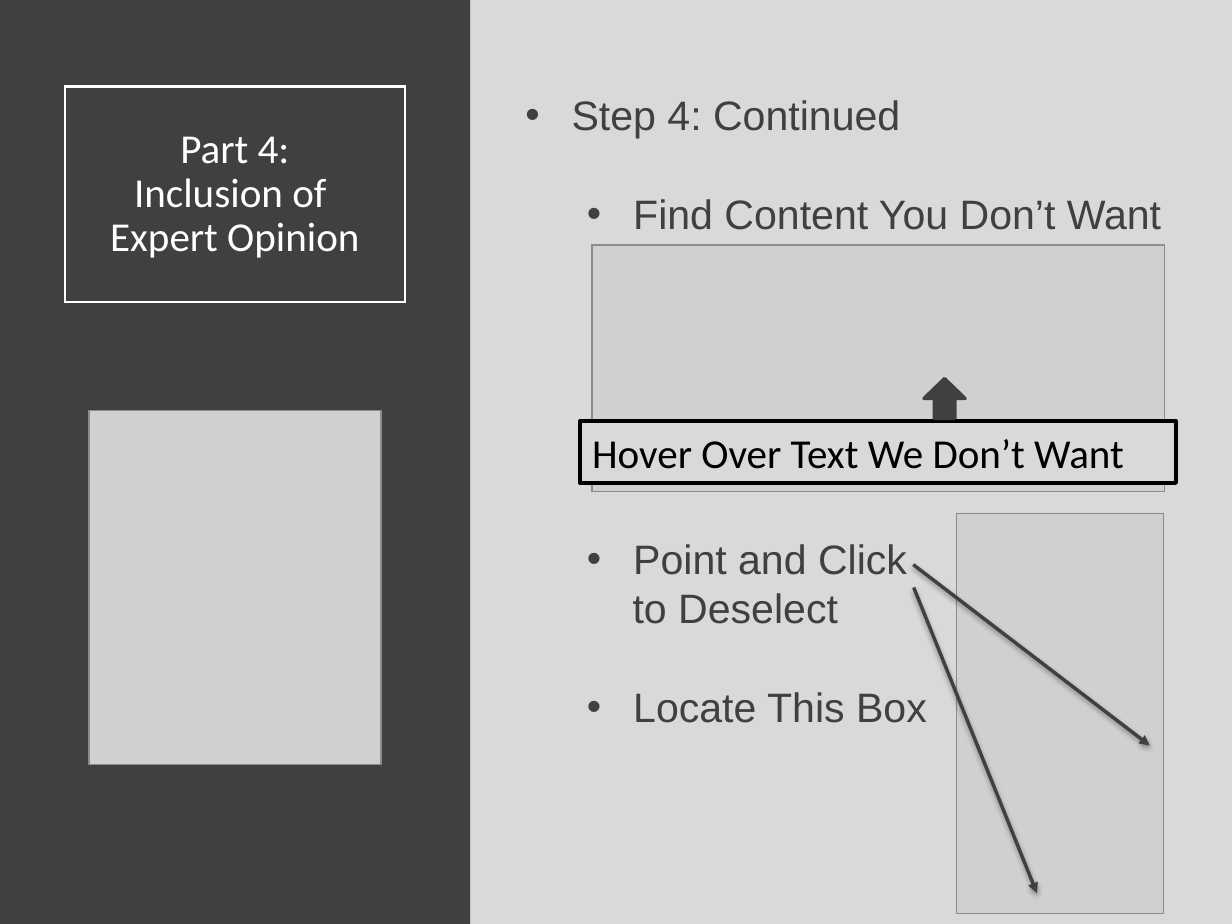
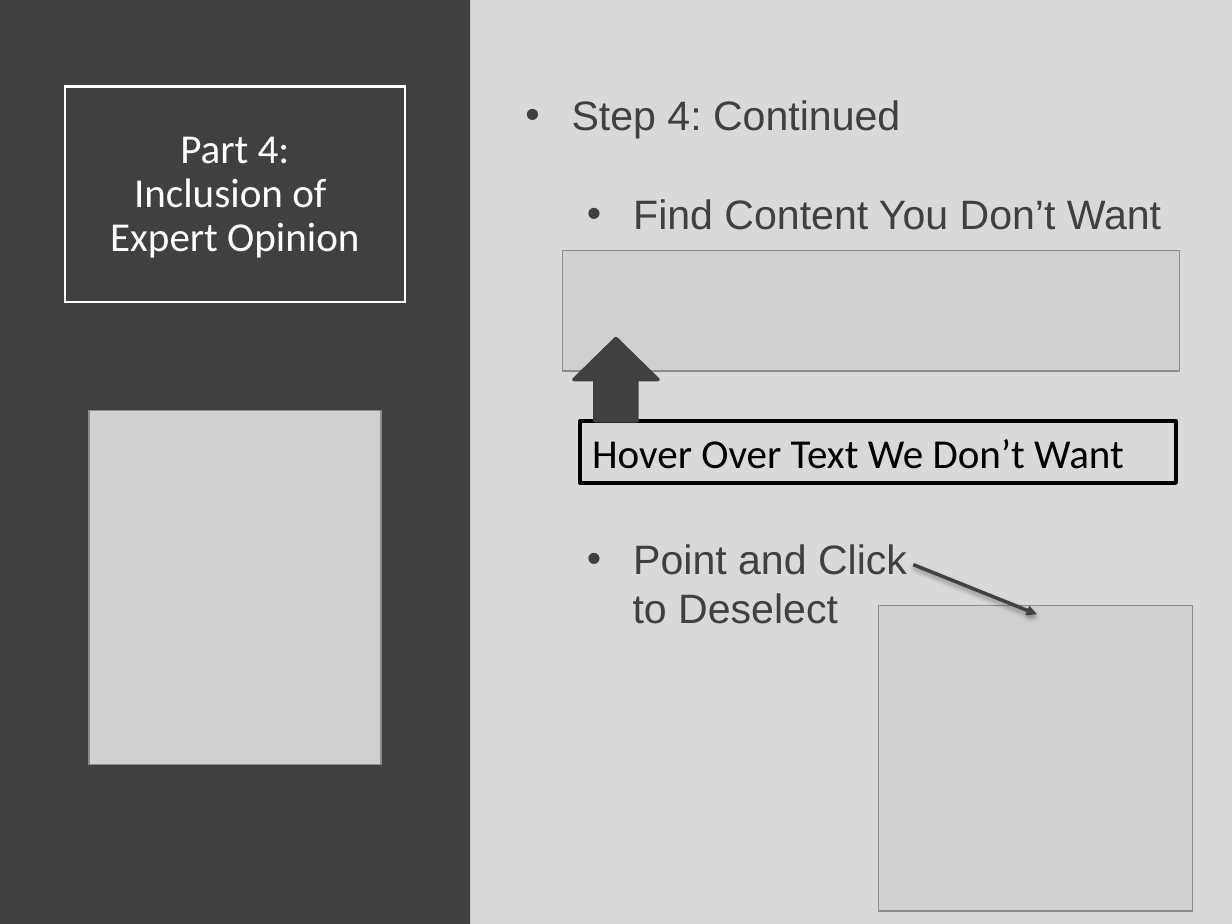
Before and after one commit to SuperMarioGiacomazzo/STOR320_WEBSITE, a slide deck: slide 21 of Lecture/Web Scraping/Web_Scraping_Lecture.pptx. Drawn at 1232x924 pixels with LibreOffice and Linux fonts; fonts in the diff are those of the drawing; grey boxes stand for pictures. Boxes give left, top, right and bottom in pixels: in the first picture for what was removed or moved away, otherwise in the second. Text is boxed around its words. In the diff, an @@ line names an element or a change of style, - is before the commit and + after.

```diff
--- a/Lecture/Web Scraping/Web_Scraping_Lecture.pptx
+++ b/Lecture/Web Scraping/Web_Scraping_Lecture.pptx
@@ picture added at bbox=[563, 250, 1180, 371] @@
@@ picture removed at bbox=[593, 245, 1165, 492] @@
@@ up arrow: place and size @@
-up arrow at bbox=[924, 378, 965, 418]
+up arrow at bbox=[574, 339, 658, 421]
@@ arrow moved from (913, 564) - (1149, 745) to (913, 564) - (1037, 615) @@
@@ arrow removed from (914, 588) to (1037, 893) @@
@@ picture: place and size @@
-picture at bbox=[956, 514, 1163, 914]
+picture at bbox=[878, 605, 1193, 910]
@@ text at bbox=[633, 692, 927, 723]: paragraph removed @@
-  • Locate This Box
```
Also in this commit, not shown: 5 other slides changed, 13 other files.
